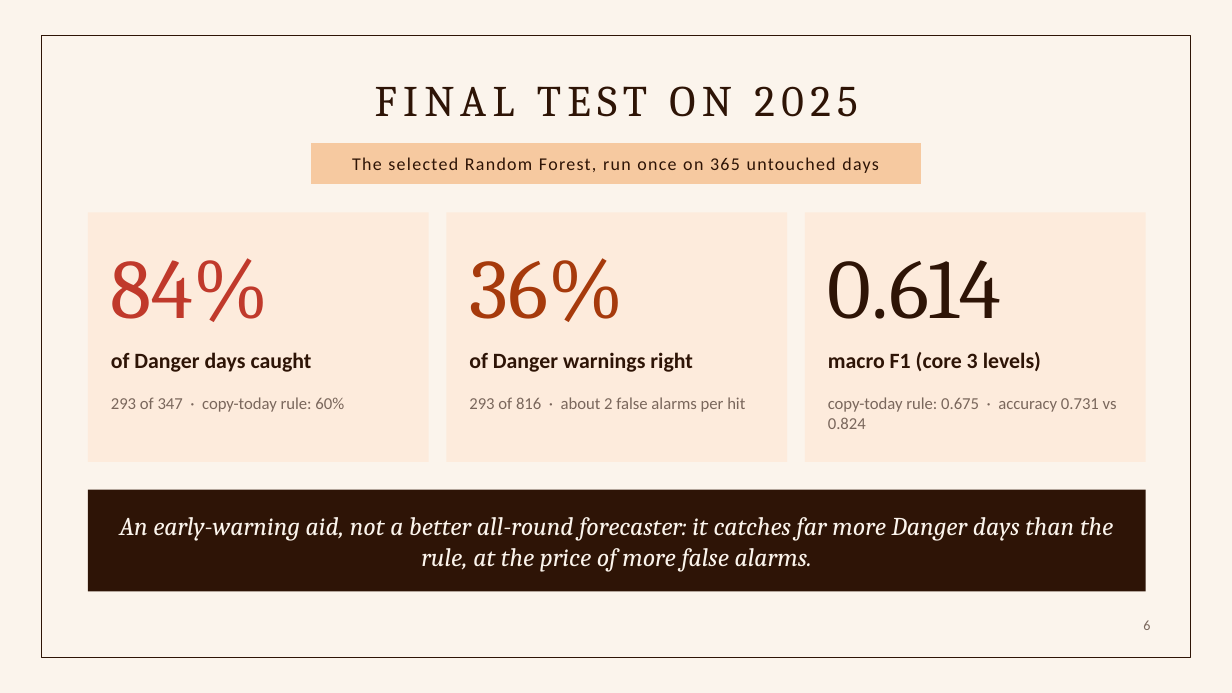
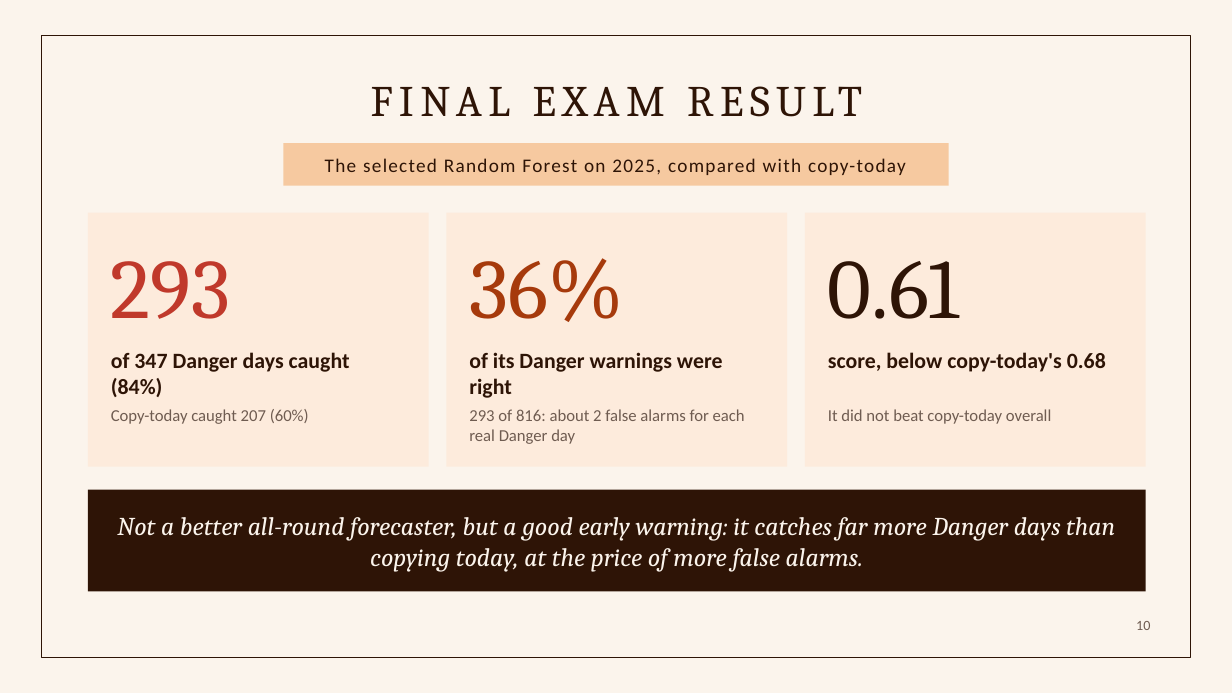
Before and after one commit to keyyum/heatcast-ncr-simple, a slide deck: slide 10 of presentation/HeatCast_NCR_Presentation.pptx (slide 6 before the commit). Drawn at 1232x693 pixels with LibreOffice and Linux fonts; fonts in the diff are those of the drawing. Boxes give left, top, right and bottom in pixels: in the first picture for what was removed or moved away, otherwise in the second. Text is boxed around its words. In the diff, an @@ line names an element or a change of style, - is before the commit and + after.

```diff
--- a/presentation/HeatCast_NCR_Presentation.pptx
+++ b/presentation/HeatCast_NCR_Presentation.pptx
@@ title at bbox=[375, 86, 857, 117]: text changed @@
-FINAL TEST ON 2025
+FINAL EXAM RESULT
@@ rectangle "The selected Random Forest on ...": place and size @@
-rectangle "The selected Random Forest on ..." at bbox=[311, 143, 921, 184]
+rectangle "The selected Random Forest on ..." at bbox=[284, 143, 949, 186]
@@ text in rectangle at bbox=[325, 158, 906, 175]: text changed; size 14 to 15 pt @@
-The selected Random Forest, run once on 365 untouched days
+The selected Random Forest on 2025, compared with copy-today
@@ rectangle: place and size @@
-rectangle at bbox=[88, 213, 429, 462]
+rectangle at bbox=[88, 213, 429, 467]
@@ rectangle: place and size @@
-rectangle at bbox=[446, 213, 787, 462]
+rectangle at bbox=[446, 213, 787, 467]
@@ rectangle: place and size @@
-rectangle at bbox=[805, 213, 1146, 462]
+rectangle at bbox=[805, 213, 1146, 467]
@@ text at bbox=[111, 261, 230, 319]: text changed @@
-84%
+293
@@ text at bbox=[828, 261, 960, 319]: text changed @@
-0.614
+0.61
@@ text at bbox=[111, 352, 350, 397]: text changed @@
-of Danger days caught
+of 347 Danger days caught (84%)
@@ text at bbox=[469, 352, 723, 398]: text changed @@
-of Danger warnings right
+of its Danger warnings were right
@@ text at bbox=[828, 352, 1106, 372]: text changed @@
-macro F1 (core 3 levels)
+score, below copy-today's 0.68
@@ text at bbox=[111, 409, 309, 424]: text changed; text colour #7A675C to #6F5C51 @@
-293 of 347 · copy-today rule: 60%
+Copy-today caught 207 (60%)
@@ text at bbox=[469, 409, 745, 444]: text changed; text colour #7A675C to #6F5C51 @@
-293 of 816 · about 2 false alarms per hit
+293 of 816: about 2 false alarms for each real Danger day
@@ text at bbox=[828, 409, 1051, 424]: text changed; text colour #7A675C to #6F5C51 @@
-copy-today rule: 0.675 · accuracy 0.731 vs 0.824
+It did not beat copy-today overall
@@ text in rectangle at bbox=[117, 517, 1115, 571]: text changed @@
-An early-warning aid, not a better all-round forecaster: it catches far more Danger days than the rule, at the price of more false alarms.
+Not a better all-round forecaster, but a good early warning: it catches far more Danger days than copying today, at the price of more false alarms.
@@ page number at bbox=[1136, 621, 1150, 630]: text changed; text colour #7A675C to #6F5C51 @@
-6
+10
```
Also in this commit, not shown: 6 other slides changed, 7 slides added, 2 slides removed, 5 other files.
